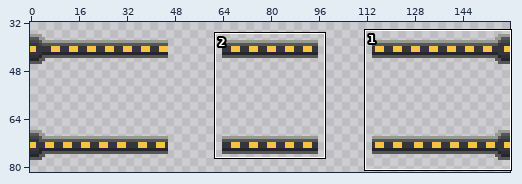
Two states of a sprite sheet, Operation_Escape/Assets/Palette/BossRoom/TileMap_MirrorRoomPipe.png. Above: a wide view before the commit, with the close-up outlined.
Close-up. First the earlier version:
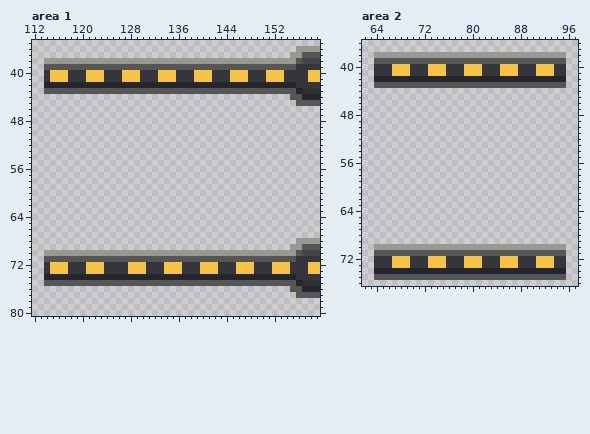
The file is 160x96 pixels. Pixels under 10% opacity are left out. Colours within 5 levels of each other are drawn and written as one. Shown: area 1: x 112..159, y 35..80; area 2: x 62..97, y 36..76. The wide view leaves out empty margins. The commit also changed other parts of the picture, which this record leaves out.
After:
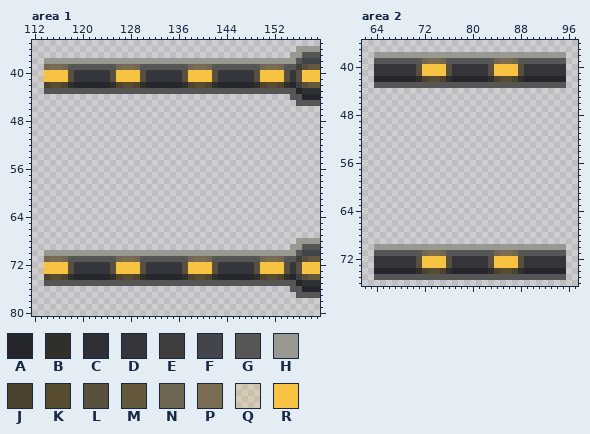
Palette (. is transparent): A #24262b  B #302f2c  C #2e3035  D #34363c  E #3f3e3c  F #43454b  G #565656  H #999993  J #4b422f  K #584c30  L #584f3d  M #64583d  N #6f6654  P #7a6d53  Q #f8c3432f  R #f8c343
Edits made:
Area 1:
y 39: x 114..117 GGGG -> NPPN; x 126..129 GGGG -> NPPN; x 138..141 GGGG -> NPPN; x 150..153 GGGG -> NPPN; x 156..159 DDDD -> ELMM
y 40..41: x 113..114 .D -> QR; x 118 D -> L; x 121..123 RRR -> DDD; x 125..126 DD -> LR; x 130 D -> L; x 133..135 RRR -> DDD; x 137..138 DD -> LR; x 142 D -> L; x 145..147 RRR -> DDD; x 149..150 DD -> LR; x 154 D -> L; x 156..157 DD -> LR
y 42: x 114..118 AAAAA -> JKKJB; x 125..130 AAAAAA -> BJKKJB; x 137..142 AAAAAA -> BJKKJB; x 149..154 AAAAAA -> BJKKJB; x 156..159 DDDD -> ELMM
y 71: x 114..117 GGGG -> NPPN; x 126..129 GGGG -> NPPN; x 138..141 GGGG -> NPPN; x 150..153 GGGG -> NPPN; x 156..159 DDDD -> ELMM
y 72..73: x 113..114 .D -> QR; x 118 D -> L; x 121..123 RRR -> DDD; x 125..127 DDD -> LRR; x 130 R -> L; x 134..139 RRRDDD -> DDDLRR; x 142 R -> L; x 146..151 RRRDDD -> DDDLRR; x 154 R -> L; x 156..157 DD -> LR
y 74: x 114..118 AAAAA -> JKKJB; x 125..130 AAAAAA -> BJKKJB; x 137..142 AAAAAA -> BJKKJB; x 149..154 AAAAAA -> BJKKJB; x 156..159 DDDD -> ELMM
Area 2:
y 39: x 72..75 GGGG -> NPPN; x 84..87 GGGG -> NPPN
y 40..41: x 67..69 RRR -> DDD; x 71..72 DD -> LR; x 76 D -> L; x 79..81 RRR -> DDD; x 83..84 DD -> LR; x 88 D -> L; x 91..93 RRR -> DDD
y 42: x 71..76 AAAAAA -> BJKKJB; x 83..88 AAAAAA -> BJKKJB
y 71: x 72..75 GGGG -> NPPN; x 84..87 GGGG -> NPPN
y 72..73: x 67..69 RRR -> DDD; x 71..72 DD -> LR; x 76 D -> L; x 79..81 RRR -> DDD; x 83..84 DD -> LR; x 88 D -> L; x 91..93 RRR -> DDD
y 74: x 71..76 AAAAAA -> BJKKJB; x 83..88 AAAAAA -> BJKKJB
Where, in picture pixels (left, top, right, bottom), the same in both close-ups:
changed: (38, 64, 320, 88)
changed: (38, 256, 320, 280)
changed: (392, 58, 554, 82)
changed: (392, 250, 554, 274)
